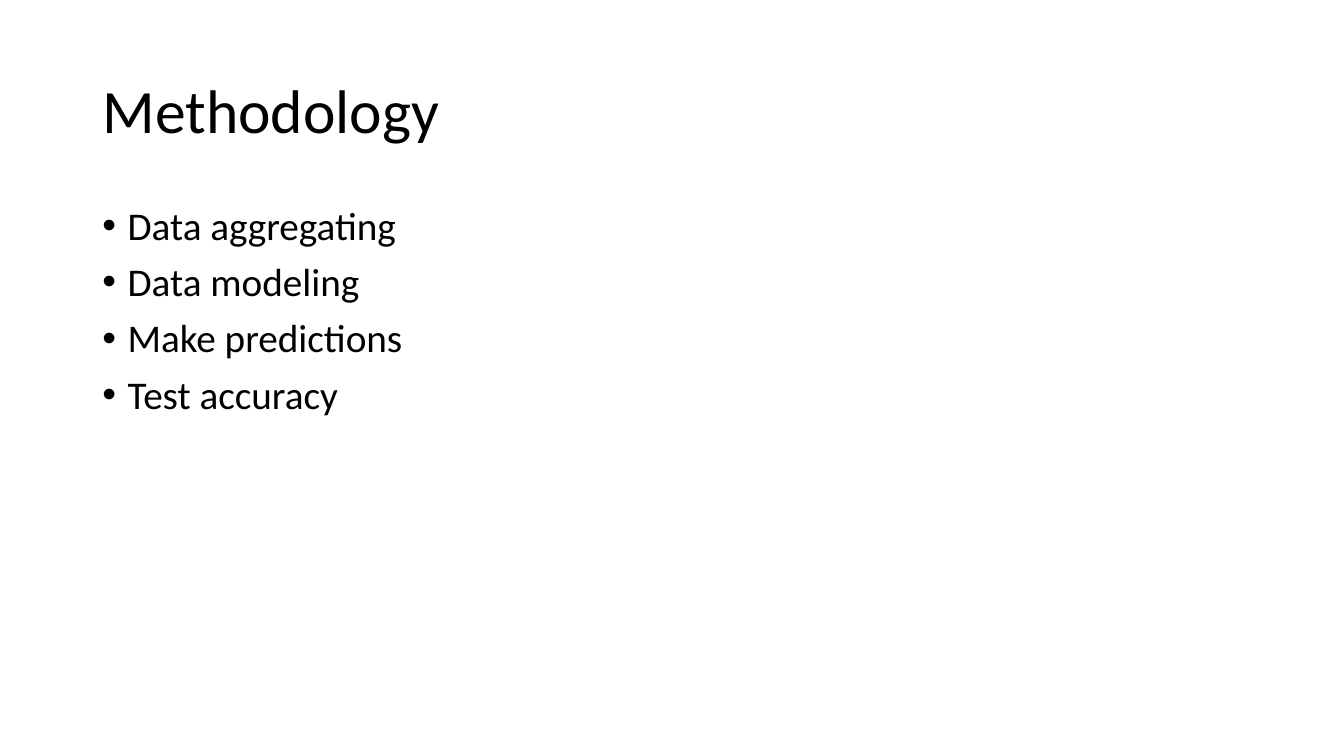
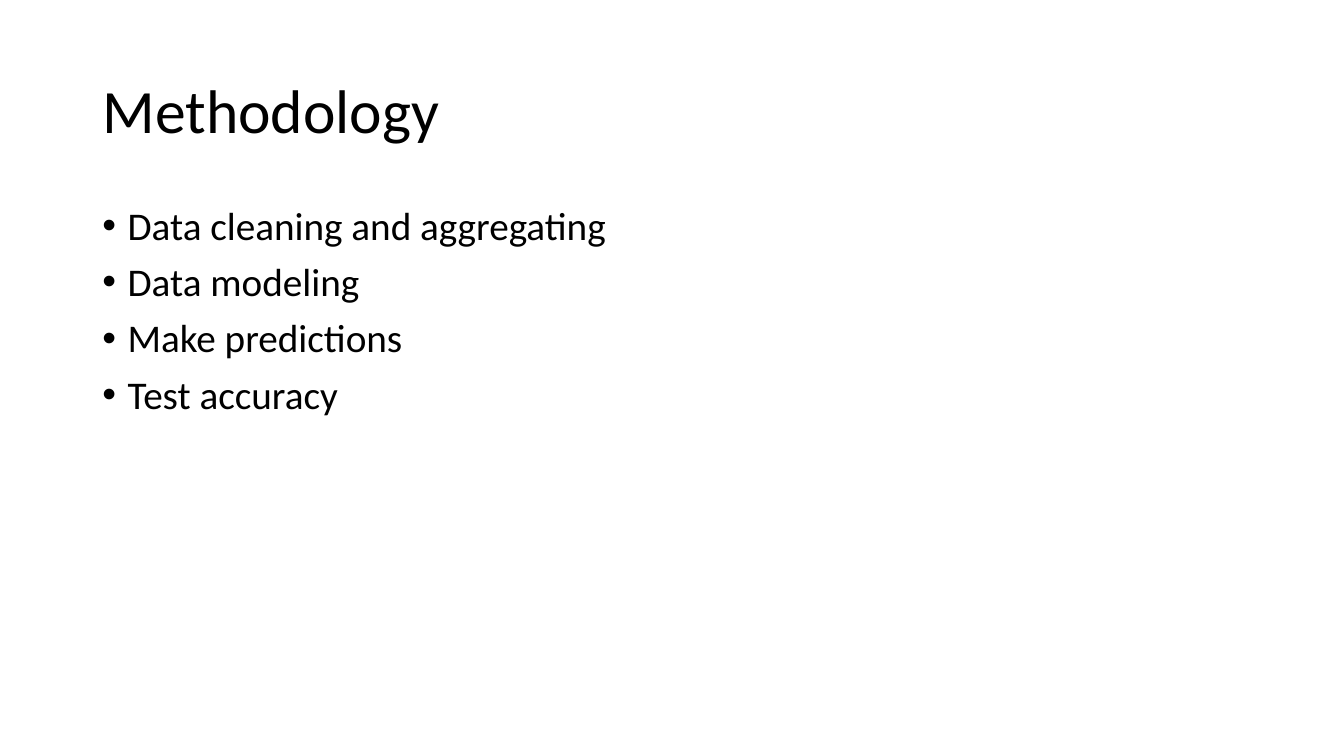
Before and after one commit to AndongWang/Upload, a slide deck: slide 3 of planning.pptx. Drawn at 1344x756 pixels with LibreOffice and Linux fonts; fonts in the diff are those of the drawing. Boxes give left, top, right and bottom in pixels: in the first picture for what was removed or moved away, otherwise in the second. Text is boxed around its words. In the diff, an @@ line names an element or a change of style, - is before the commit and + after.

```diff
--- a/planning.pptx
+++ b/planning.pptx
@@ text at [128, 212, 605, 247]: text changed @@
-• Data aggregating
+• Data cleaning and aggregating
```
Also in this commit, not shown: 1 other slide changed.
